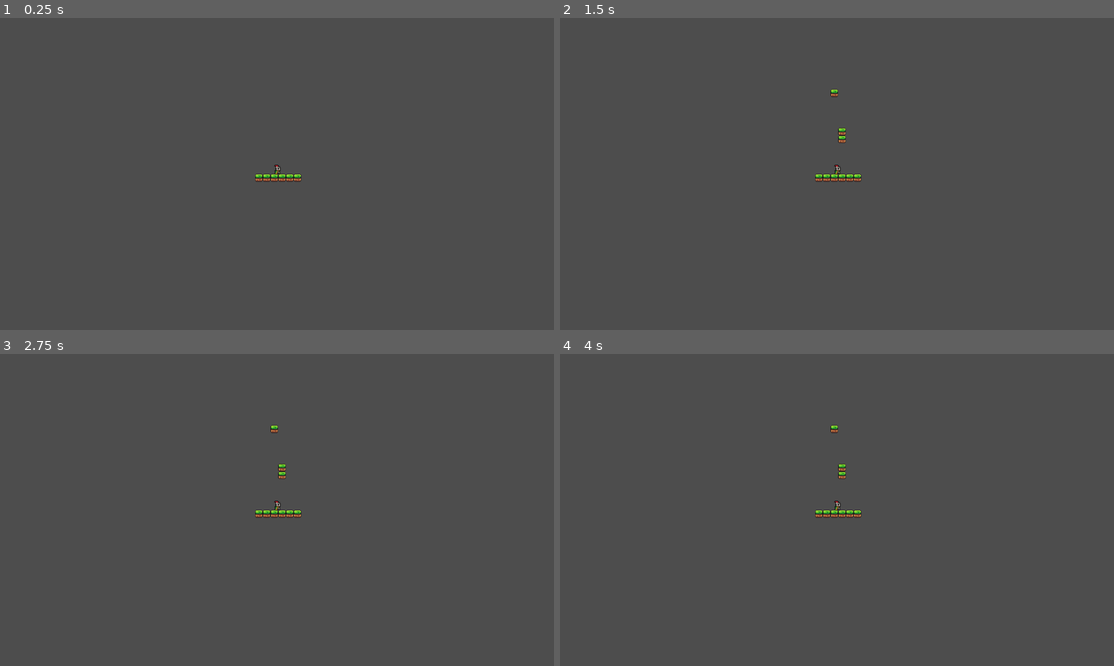
Above: before the commit, frames 1-4 (two rows, left to right).
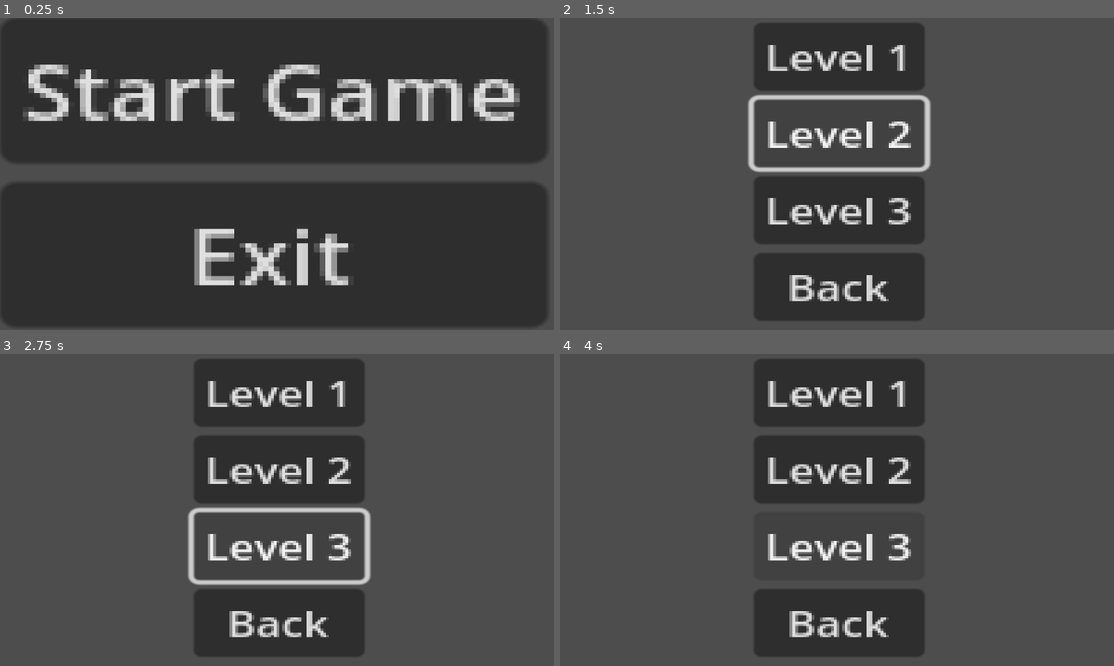
Above: after the commit, the same moments.

Repository: matt-neave/shapeEscape
Game: Godot game, scene res://scenes/menu.tscn
Two runs of this game, one before a commit and one after it. Both use one fixed random seed, a clock stepped at 60 frames per second and the inputs below. Before the commit the project starts from res://scenes/sample_world.tscn.
Inputs (mouse positions are in pixels of both pictures, inside the frame that each line leads up to):
- Up to frame 1 (0.25 s): no input
- Up to frame 2 (1.5 s): click (831, 89) at 0.5 s, where only the run after the commit has a clickable "Start Game"; click (837, 133) at 1.25 s, where only the run after the commit has a clickable "Level 2"
- Up to frame 3 (2.75 s): click (277, 547) at 2 s, where only the run after the commit has a clickable "Level 3"
- Up to frame 4 (4 s): click (837, 622) at 2.75 s, where only the run after the commit has a clickable "Back"; click (831, 425) at 3.5 s, where only the run after the commit has a clickable "Start Game"

The runs differ from the first frame. In frame 1, 88% of the frame differs, in the area x 0-99%, y 0-99%; in frame 2, 22%; in frame 3, 22%; in frame 4, 20%.

Commit message:
Added core scripts and menus for game loop

Diff:
--- a/map_resources/world_tile_set.tres
+++ b/map_resources/world_tile_set.tres
@@ -5,387 +5,133 @@
 [sub_resource type="TileSetAtlasSource" id="TileSetAtlasSource_8i5yj"]
 texture = ExtResource("1_d1ydt")
 0:0/0 = 0
-0:0/0/physics_layer_0/linear_velocity = Vector2(0, 0)
-0:0/0/physics_layer_0/angular_velocity = 0.0
 0:0/0/physics_layer_0/polygon_0/points = PackedVector2Array(-8, -8, 8, -8, 8, 8, -8, 8)
 1:0/0 = 0
-1:0/0/physics_layer_0/linear_velocity = Vector2(0, 0)
-1:0/0/physics_layer_0/angular_velocity = 0.0
 2:0/0 = 0
-2:0/0/physics_layer_0/linear_velocity = Vector2(0, 0)
-2:0/0/physics_layer_0/angular_velocity = 0.0
 3:0/0 = 0
-3:0/0/physics_layer_0/linear_velocity = Vector2(0, 0)
-3:0/0/physics_layer_0/angular_velocity = 0.0
 4:0/0 = 0
-4:0/0/physics_layer_0/linear_velocity = Vector2(0, 0)
-4:0/0/physics_layer_0/angular_velocity = 0.0
 5:0/0 = 0
-5:0/0/physics_layer_0/linear_velocity = Vector2(0, 0)
-5:0/0/physics_layer_0/angular_velocity = 0.0
 6:0/0 = 0
-6:0/0/physics_layer_0/linear_velocity = Vector2(0, 0)
-6:0/0/physics_layer_0/angular_velocity = 0.0
 7:0/0 = 0
-7:0/0/physics_layer_0/linear_velocity = Vector2(0, 0)
-7:0/0/physics_layer_0/angular_velocity = 0.0
 8:0/0 = 0
-8:0/0/physics_layer_0/linear_velocity = Vector2(0, 0)
-8:0/0/physics_layer_0/angular_velocity = 0.0
 9:0/0 = 0
-9:0/0/physics_layer_0/linear_velocity = Vector2(0, 0)
-9:0/0/physics_layer_0/angular_velocity = 0.0
 10:0/0 = 0
-10:0/0/physics_layer_0/linear_velocity = Vector2(0, 0)
-10:0/0/physics_layer_0/angular_velocity = 0.0
 11:0/0 = 0
-11:0/0/physics_layer_0/linear_velocity = Vector2(0, 0)
-11:0/0/physics_layer_0/angular_velocity = 0.0
 0:1/0 = 0
-0:1/0/physics_layer_0/linear_velocity = Vector2(0, 0)
-0:1/0/physics_layer_0/angular_velocity = 0.0
 1:1/0 = 0
-1:1/0/physics_layer_0/linear_velocity = Vector2(0, 0)
-1:1/0/physics_layer_0/angular_velocity = 0.0
 2:1/0 = 0
-2:1/0/physics_layer_0/linear_velocity = Vector2(0, 0)
-2:1/0/physics_layer_0/angular_velocity = 0.0
 3:1/0 = 0
-3:1/0/physics_layer_0/linear_velocity = Vector2(0, 0)
-3:1/0/physics_layer_0/angular_velocity = 0.0
 4:1/0 = 0
-4:1/0/physics_layer_0/linear_velocity = Vector2(0, 0)
-4:1/0/physics_layer_0/angular_velocity = 0.0
 5:1/0 = 0
-5:1/0/physics_layer_0/linear_velocity = Vector2(0, 0)
-5:1/0/physics_layer_0/angular_velocity = 0.0
 6:1/0 = 0
-6:1/0/physics_layer_0/linear_velocity = Vector2(0, 0)
-6:1/0/physics_layer_0/angular_velocity = 0.0
 7:1/0 = 0
-7:1/0/physics_layer_0/linear_velocity = Vector2(0, 0)
-7:1/0/physics_layer_0/angular_velocity = 0.0
 8:1/0 = 0
-8:1/0/physics_layer_0/linear_velocity = Vector2(0, 0)
-8:1/0/physics_layer_0/angular_velocity = 0.0
 9:1/0 = 0
-9:1/0/physics_layer_0/linear_velocity = Vector2(0, 0)
-9:1/0/physics_layer_0/angular_velocity = 0.0
 10:1/0 = 0
-10:1/0/physics_layer_0/linear_velocity = Vector2(0, 0)
-10:1/0/physics_layer_0/angular_velocity = 0.0
 11:1/0 = 0
-11:1/0/physics_layer_0/linear_velocity = Vector2(0, 0)
-11:1/0/physics_layer_0/angular_velocity = 0.0
 0:2/0 = 0
-0:2/0/physics_layer_0/linear_velocity = Vector2(0, 0)
-0:2/0/physics_layer_0/angular_velocity = 0.0
 1:2/0 = 0
-1:2/0/physics_layer_0/linear_velocity = Vector2(0, 0)
-1:2/0/physics_layer_0/angular_velocity = 0.0
 2:2/0 = 0
-2:2/0/physics_layer_0/linear_velocity = Vector2(0, 0)
-2:2/0/physics_layer_0/angular_velocity = 0.0
 3:2/0 = 0
-3:2/0/physics_layer_0/linear_velocity = Vector2(0, 0)
-3:2/0/physics_layer_0/angular_velocity = 0.0
 4:2/0 = 0
-4:2/0/physics_layer_0/linear_velocity = Vector2(0, 0)
-4:2/0/physics_layer_0/angular_velocity = 0.0
 5:2/0 = 0
-5:2/0/physics_layer_0/linear_velocity = Vector2(0, 0)
-5:2/0/physics_layer_0/angular_velocity = 0.0
 6:2/0 = 0
-6:2/0/physics_layer_0/linear_velocity = Vector2(0, 0)
-6:2/0/physics_layer_0/angular_velocity = 0.0
 7:2/0 = 0
-7:2/0/physics_layer_0/linear_velocity = Vector2(0, 0)
-7:2/0/physics_layer_0/angular_velocity = 0.0
 8:2/0 = 0
-8:2/0/physics_layer_0/linear_velocity = Vector2(0, 0)
-8:2/0/physics_layer_0/angular_velocity = 0.0
 9:2/0 = 0
-9:2/0/physics_layer_0/linear_velocity = Vector2(0, 0)
-9:2/0/physics_layer_0/angular_velocity = 0.0
 10:2/0 = 0
-10:2/0/physics_layer_0/linear_velocity = Vector2(0, 0)
-10:2/0/physics_layer_0/angular_velocity = 0.0
 11:2/0 = 0
-11:2/0/physics_layer_0/linear_velocity = Vector2(0, 0)
-11:2/0/physics_layer_0/angular_velocity = 0.0
 0:3/0 = 0
-0:3/0/physics_layer_0/linear_velocity = Vector2(0, 0)
-0:3/0/physics_layer_0/angular_velocity = 0.0
 1:3/0 = 0
-1:3/0/physics_layer_0/linear_velocity = Vector2(0, 0)
-1:3/0/physics_layer_0/angular_velocity = 0.0
 2:3/0 = 0
-2:3/0/physics_layer_0/linear_velocity = Vector2(0, 0)
-2:3/0/physics_layer_0/angular_velocity = 0.0
 5:3/0 = 0
-5:3/0/physics_layer_0/linear_velocity = Vector2(0, 0)
-5:3/0/physics_layer_0/angular_velocity = 0.0
 6:3/0 = 0
-6:3/0/physics_layer_0/linear_velocity = Vector2(0, 0)
-6:3/0/physics_layer_0/angular_velocity = 0.0
 7:3/0 = 0
-7:3/0/physics_layer_0/linear_velocity = Vector2(0, 0)
-7:3/0/physics_layer_0/angular_velocity = 0.0
 8:3/0 = 0
-8:3/0/physics_layer_0/linear_velocity = Vector2(0, 0)
-8:3/0/physics_layer_0/angular_velocity = 0.0
 9:3/0 = 0
-9:3/0/physics_layer_0/linear_velocity = Vector2(0, 0)
-9:3/0/physics_layer_0/angular_velocity = 0.0
 0:4/0 = 0
-0:4/0/physics_layer_0/linear_velocity = Vector2(0, 0)
-0:4/0/physics_layer_0/angular_velocity = 0.0
 1:4/0 = 0
-1:4/0/physics_layer_0/linear_velocity = Vector2(0, 0)
-1:4/0/physics_layer_0/angular_velocity = 0.0
 2:4/0 = 0
-2:4/0/physics_layer_0/linear_velocity = Vector2(0, 0)
-2:4/0/physics_layer_0/angular_velocity = 0.0
 3:4/0 = 0
-3:4/0/physics_layer_0/linear_velocity = Vector2(0, 0)
-3:4/0/physics_layer_0/angular_velocity = 0.0
 4:4/0 = 0
-4:4/0/physics_layer_0/linear_velocity = Vector2(0, 0)
-4:4/0/physics_layer_0/angular_velocity = 0.0
 5:4/0 = 0
-5:4/0/physics_layer_0/linear_velocity = Vector2(0, 0)
-5:4/0/physics_layer_0/angular_velocity = 0.0
 6:4/0 = 0
-6:4/0/physics_layer_0/linear_velocity = Vector2(0, 0)
-6:4/0/physics_layer_0/angular_velocity = 0.0
 7:4/0 = 0
-7:4/0/physics_layer_0/linear_velocity = Vector2(0, 0)
-7:4/0/physics_layer_0/angular_velocity = 0.0
 8:4/0 = 0
-8:4/0/physics_layer_0/linear_velocity = Vector2(0, 0)
-8:4/0/physics_layer_0/angular_velocity = 0.0
 9:4/0 = 0
-9:4/0/physics_layer_0/linear_velocity = Vector2(0, 0)
-9:4/0/physics_layer_0/angular_velocity = 0.0
 0:5/0 = 0
-0:5/0/physics_layer_0/linear_velocity = Vector2(0, 0)
-0:5/0/physics_layer_0/angular_velocity = 0.0
 1:5/0 = 0
-1:5/0/physics_layer_0/linear_velocity = Vector2(0, 0)
-1:5/0/physics_layer_0/angular_velocity = 0.0
 2:5/0 = 0
-2:5/0/physics_layer_0/linear_velocity = Vector2(0, 0)
-2:5/0/physics_layer_0/angular_velocity = 0.0
 3:5/0 = 0
-3:5/0/physics_layer_0/linear_velocity = Vector2(0, 0)
-3:5/0/physics_layer_0/angular_velocity = 0.0
 4:5/0 = 0
-4:5/0/physics_layer_0/linear_velocity = Vector2(0, 0)
-4:5/0/physics_layer_0/angular_velocity = 0.0
 5:5/0 = 0
-5:5/0/physics_layer_0/linear_velocity = Vector2(0, 0)
-5:5/0/physics_layer_0/angular_velocity = 0.0
 6:5/0 = 0
-6:5/0/physics_layer_0/linear_velocity = Vector2(0, 0)
-6:5/0/physics_layer_0/angular_velocity = 0.0
 7:5/0 = 0
-7:5/0/physics_layer_0/linear_velocity = Vector2(0, 0)
-7:5/0/physics_layer_0/angular_velocity = 0.0
 8:5/0 = 0
-8:5/0/physics_layer_0/linear_velocity = Vector2(0, 0)
-8:5/0/physics_layer_0/angular_velocity = 0.0
 1:6/0 = 0
-1:6/0/physics_layer_0/linear_velocity = Vector2(0, 0)
-1:6/0/physics_layer_0/angular_velocity = 0.0
 2:6/0 = 0
-2:6/0/physics_layer_0/linear_velocity = Vector2(0, 0)
-2:6/0/physics_layer_0/angular_velocity = 0.0
 3:6/0 = 0
-3:6/0/physics_layer_0/linear_velocity = Vector2(0, 0)
-3:6/0/physics_layer_0/angular_velocity = 0.0
 4:6/0 = 0
-4:6/0/physics_layer_0/linear_velocity = Vector2(0, 0)
-4:6/0/physics_layer_0/angular_velocity = 0.0
 5:6/0 = 0
-5:6/0/physics_layer_0/linear_velocity = Vector2(0, 0)
-5:6/0/physics_layer_0/angular_velocity = 0.0
 6:6/0 = 0
-6:6/0/physics_layer_0/linear_velocity = Vector2(0, 0)
-6:6/0/physics_layer_0/angular_velocity = 0.0
 7:6/0 = 0
-7:6/0/physics_layer_0/linear_velocity = Vector2(0, 0)
-7:6/0/physics_layer_0/angular_velocity = 0.0
 8:6/0 = 0
-8:6/0/physics_layer_0/linear_velocity = Vector2(0, 0)
-8:6/0/physics_layer_0/angular_velocity = 0.0
 0:7/0 = 0
-0:7/0/physics_layer_0/linear_velocity = Vector2(0, 0)
-0:7/0/physics_layer_0/angular_velocity = 0.0
 1:7/0 = 0
-1:7/0/physics_layer_0/linear_velocity = Vector2(0, 0)
-1:7/0/physics_layer_0/angular_velocity = 0.0
 3:7/0 = 0
-3:7/0/physics_layer_0/linear_velocity = Vector2(0, 0)
-3:7/0/physics_layer_0/angular_velocity = 0.0
 5:7/0 = 0
-5:7/0/physics_layer_0/linear_velocity = Vector2(0, 0)
-5:7/0/physics_layer_0/angular_velocity = 0.0
 6:7/0 = 0
-6:7/0/physics_layer_0/linear_velocity = Vector2(0, 0)
-6:7/0/physics_layer_0/angular_velocity = 0.0
 7:7/0 = 0
-7:7/0/physics_layer_0/linear_velocity = Vector2(0, 0)
-7:7/0/physics_layer_0/angular_velocity = 0.0
 8:7/0 = 0
-8:7/0/physics_layer_0/linear_velocity = Vector2(0, 0)
-8:7/0/physics_layer_0/angular_velocity = 0.0
 0:8/0 = 0
-0:8/0/physics_layer_0/linear_velocity = Vector2(0, 0)
-0:8/0/physics_layer_0/angular_velocity = 0.0
 1:8/0 = 0
-1:8/0/physics_layer_0/linear_velocity = Vector2(0, 0)
-1:8/0/physics_layer_0/angular_velocity = 0.0
 2:8/0 = 0
-2:8/0/physics_layer_0/linear_velocity = Vector2(0, 0)
-2:8/0/physics_layer_0/angular_velocity = 0.0
 3:8/0 = 0
-3:8/0/physics_layer_0/linear_velocity = Vector2(0, 0)
-3:8/0/physics_layer_0/angular_velocity = 0.0
 4:8/0 = 0
-4:8/0/physics_layer_0/linear_velocity = Vector2(0, 0)
-4:8/0/physics_layer_0/angular_velocity = 0.0
 5:8/0 = 0
-5:8/0/physics_layer_0/linear_velocity = Vector2(0, 0)
-5:8/0/physics_layer_0/angular_velocity = 0.0
 6:8/0 = 0
-6:8/0/physics_layer_0/linear_velocity = Vector2(0, 0)
-6:8/0/physics_layer_0/angular_velocity = 0.0
 7:8/0 = 0
-7:8/0/physics_layer_0/linear_velocity = Vector2(0, 0)
-7:8/0/physics_layer_0/angular_velocity = 0.0
 8:8/0 = 0
-8:8/0/physics_layer_0/linear_velocity = Vector2(0, 0)
-8:8/0/physics_layer_0/angular_velocity = 0.0
 0:9/0 = 0
-0:9/0/physics_layer_0/linear_velocity = Vector2(0, 0)
-0:9/0/physics_layer_0/angular_velocity = 0.0
 1:9/0 = 0
-1:9/0/physics_layer_0/linear_velocity = Vector2(0, 0)
-1:9/0/physics_layer_0/angular_velocity = 0.0
 2:9/0 = 0
-2:9/0/physics_layer_0/linear_velocity = Vector2(0, 0)
-2:9/0/physics_layer_0/angular_velocity = 0.0
 3:9/0 = 0
-3:9/0/physics_layer_0/linear_velocity = Vector2(0, 0)
-3:9/0/physics_layer_0/angular_velocity = 0.0
 4:9/0 = 0
-4:9/0/physics_layer_0/linear_velocity = Vector2(0, 0)
-4:9/0/physics_layer_0/angular_velocity = 0.0
 5:9/0 = 0
-5:9/0/physics_layer_0/linear_velocity = Vector2(0, 0)
-5:9/0/physics_layer_0/angular_velocity = 0.0
 6:9/0 = 0
-6:9/0/physics_layer_0/linear_velocity = Vector2(0, 0)
-6:9/0/physics_layer_0/angular_velocity = 0.0
 7:9/0 = 0
-7:9/0/physics_layer_0/linear_velocity = Vector2(0, 0)
-7:9/0/physics_layer_0/angular_velocity = 0.0
 0:10/0 = 0
-0:10/0/physics_layer_0/linear_velocity = Vector2(0, 0)
-0:10/0/physics_layer_0/angular_velocity = 0.0
 1:10/0 = 0
-1:10/0/physics_layer_0/linear_velocity = Vector2(0, 0)
-1:10/0/physics_layer_0/angular_velocity = 0.0
 2:10/0 = 0
-2:10/0/physics_layer_0/linear_velocity = Vector2(0, 0)
-2:10/0/physics_layer_0/angular_velocity = 0.0
 3:10/0 = 0
-3:10/0/physics_layer_0/linear_velocity = Vector2(0, 0)
-3:10/0/physics_layer_0/angular_velocity = 0.0
 4:10/0 = 0
-4:10/0/physics_layer_0/linear_velocity = Vector2(0, 0)
-4:10/0/physics_layer_0/angular_velocity = 0.0
 6:10/0 = 0
-6:10/0/physics_layer_0/linear_velocity = Vector2(0, 0)
-6:10/0/physics_layer_0/angular_velocity = 0.0
 0:11/0 = 0
-0:11/0/physics_layer_0/linear_velocity = Vector2(0, 0)
-0:11/0/physics_layer_0/angular_velocity = 0.0
 1:11/0 = 0
-1:11/0/physics_layer_0/linear_velocity = Vector2(0, 0)
-1:11/0/physics_layer_0/angular_velocity = 0.0
 2:11/0 = 0
-2:11/0/physics_layer_0/linear_velocity = Vector2(0, 0)
-2:11/0/physics_layer_0/angular_velocity = 0.0
 3:11/0 = 0
-3:11/0/physics_layer_0/linear_velocity = Vector2(0, 0)
-3:11/0/physics_layer_0/angular_velocity = 0.0
 4:11/0 = 0
-4:11/0/physics_layer_0/linear_velocity = Vector2(0, 0)
-4:11/0/physics_layer_0/angular_velocity = 0.0
 5:11/0 = 0
-5:11/0/physics_layer_0/linear_velocity = Vector2(0, 0)
-5:11/0/physics_layer_0/angular_velocity = 0.0
 0:12/0 = 0
-0:12/0/physics_layer_0/linear_velocity = Vector2(0, 0)
-0:12/0/physics_layer_0/angular_velocity = 0.0
 1:12/0 = 0
-1:12/0/physics_layer_0/linear_velocity = Vector2(0, 0)
-1:12/0/physics_layer_0/angular_velocity = 0.0
 2:12/0 = 0
-2:12/0/physics_layer_0/linear_velocity = Vector2(0, 0)
-2:12/0/physics_layer_0/angular_velocity = 0.0
 3:12/0 = 0
-3:12/0/physics_layer_0/linear_velocity = Vector2(0, 0)
-3:12/0/physics_layer_0/angular_velocity = 0.0
 4:12/0 = 0
-4:12/0/physics_layer_0/linear_velocity = Vector2(0, 0)
-4:12/0/physics_layer_0/angular_velocity = 0.0
 0:13/0 = 0
-0:13/0/physics_layer_0/linear_velocity = Vector2(0, 0)
-0:13/0/physics_layer_0/angular_velocity = 0.0
 1:13/0 = 0
-1:13/0/physics_layer_0/linear_velocity = Vector2(0, 0)
-1:13/0/physics_layer_0/angular_velocity = 0.0
 2:13/0 = 0
-2:13/0/physics_layer_0/linear_velocity = Vector2(0, 0)
-2:13/0/physics_layer_0/angular_velocity = 0.0
 3:13/0 = 0
-3:13/0/physics_layer_0/linear_velocity = Vector2(0, 0)
-3:13/0/physics_layer_0/angular_velocity = 0.0
 4:13/0 = 0
-4:13/0/physics_layer_0/linear_velocity = Vector2(0, 0)
-4:13/0/physics_layer_0/angular_velocity = 0.0
 5:13/0 = 0
-5:13/0/physics_layer_0/linear_velocity = Vector2(0, 0)
-5:13/0/physics_layer_0/angular_velocity = 0.0
 0:14/0 = 0
-0:14/0/physics_layer_0/linear_velocity = Vector2(0, 0)
-0:14/0/physics_layer_0/angular_velocity = 0.0
 1:14/0 = 0
-1:14/0/physics_layer_0/linear_velocity = Vector2(0, 0)
-1:14/0/physics_layer_0/angular_velocity = 0.0
 2:14/0 = 0
-2:14/0/physics_layer_0/linear_velocity = Vector2(0, 0)
-2:14/0/physics_layer_0/angular_velocity = 0.0
 3:14/0 = 0
-3:14/0/physics_layer_0/linear_velocity = Vector2(0, 0)
-3:14/0/physics_layer_0/angular_velocity = 0.0
 4:14/0 = 0
-4:14/0/physics_layer_0/linear_velocity = Vector2(0, 0)
-4:14/0/physics_layer_0/angular_velocity = 0.0
 0:15/0 = 0
-0:15/0/physics_layer_0/linear_velocity = Vector2(0, 0)
-0:15/0/physics_layer_0/angular_velocity = 0.0
 1:15/0 = 0
-1:15/0/physics_layer_0/linear_velocity = Vector2(0, 0)
-1:15/0/physics_layer_0/angular_velocity = 0.0
 2:15/0 = 0
-2:15/0/physics_layer_0/linear_velocity = Vector2(0, 0)
-2:15/0/physics_layer_0/angular_velocity = 0.0
 3:15/0 = 0
-3:15/0/physics_layer_0/linear_velocity = Vector2(0, 0)
-3:15/0/physics_layer_0/angular_velocity = 0.0
 
 [resource]
 physics_layer_0/collision_layer = 1
--- a/project.godot
+++ b/project.godot
@@ -11,8 +11,8 @@
 [application]
 
 config/name="shape_escape"
-run/main_scene="res://scenes/sample_world.tscn"
-config/features=PackedStringArray("4.2", "Forward Plus")
+run/main_scene="res://scenes/menu.tscn"
+config/features=PackedStringArray("4.3", "Forward Plus")
 config/icon="res://icon.svg"
 
 [autoload]
--- /dev/null
+++ b/scenes/level_select.tscn
@@ -0,0 +1,38 @@
+[gd_scene load_steps=2 format=3 uid="uid://bsdln3h82ser3"]
+
+[ext_resource type="Script" path="res://scripts/level-select.gd" id="1_p1s7e"]
+
+[node name="LevelSelect" type="Control"]
+layout_mode = 3
+anchors_preset = 0
+
+[node name="CenterContainer" type="CenterContainer" parent="."]
+offset_left = 305.0
+offset_top = 10.0
+offset_right = 401.0
+offset_bottom = 146.0
+scale = Vector2(5.71514, 4.55265)
+
+[node name="VBoxContainer" type="VBoxContainer" parent="CenterContainer"]
+layout_mode = 2
+script = ExtResource("1_p1s7e")
+
+[node name="Level1" type="Button" parent="CenterContainer/VBoxContainer"]
+layout_mode = 2
+text = "Level 1
+"
+
+[node name="Level2" type="Button" parent="CenterContainer/VBoxContainer"]
+layout_mode = 2
+text = "Level 2
+"
+
+[node name="Level3" type="Button" parent="CenterContainer/VBoxContainer"]
+layout_mode = 2
+text = "Level 3
+"
+
+[node name="Back" type="Button" parent="CenterContainer/VBoxContainer"]
+layout_mode = 2
+text = "Back
+"
--- /dev/null
+++ b/scenes/menu.tscn
@@ -0,0 +1,28 @@
+[gd_scene load_steps=3 format=3 uid="uid://ccwmoxj4dhdc8"]
+
+[ext_resource type="Script" path="res://scripts/start_button.gd" id="1_i7b7b"]
+[ext_resource type="Script" path="res://scripts/exit_button.gd" id="1_jacub"]
+
+[node name="Menu" type="Control"]
+layout_mode = 3
+anchors_preset = 0
+
+[node name="CenterContainer" type="CenterContainer" parent="."]
+layout_mode = 1
+offset_right = 96.0
+offset_bottom = 66.0
+scale = Vector2(11.8422, 9.74002)
+
+[node name="VBoxContainer" type="VBoxContainer" parent="CenterContainer"]
+layout_mode = 2
+
+[node name="Start" type="Button" parent="CenterContainer/VBoxContainer"]
+layout_mode = 2
+text = "Start Game"
+script = ExtResource("1_i7b7b")
+
+[node name="Exit" type="Button" parent="CenterContainer/VBoxContainer"]
+layout_mode = 2
+text = "Exit
+"
+script = ExtResource("1_jacub")
--- a/scenes/sample_world.tscn
+++ b/scenes/sample_world.tscn
@@ -1,8 +1,13 @@
-[gd_scene load_steps=4 format=3 uid="uid://cpbgad7xpvgim"]
+[gd_scene load_steps=7 format=3 uid="uid://cpbgad7xpvgim"]
 
 [ext_resource type="TileSet" uid="uid://brbpok4okhehv" path="res://map_resources/world_tile_set.tres" id="1_3xljd"]
 [ext_resource type="Script" path="res://scripts/tile_draw_controller.gd" id="2_x5ed3"]
 [ext_resource type="PackedScene" uid="uid://c6bm4f81i0hg8" path="res://scenes/player.tscn" id="2_xc0v7"]
+[ext_resource type="Script" path="res://scripts/goal.gd" id="4_ylrk4"]
+
+[sub_resource type="RectangleShape2D" id="RectangleShape2D_ut35c"]
+
+[sub_resource type="ImageTexture" id="ImageTexture_ulrd1"]
 
 [node name="SampleWorld" type="Node2D"]
 
@@ -12,8 +17,20 @@
 layer_0/name = "base_map"
 layer_0/tile_data = PackedInt32Array(65533, 0, 0, 65534, 0, 0, 65535, 0, 0, 0, 0, 0, 1, 0, 0, 2, 0, 0)
 layer_1/name = "placed_tiles"
-layer_1/tile_data = PackedInt32Array()
 script = ExtResource("2_x5ed3")
 
 [node name="Player" parent="." instance=ExtResource("2_xc0v7")]
 position = Vector2(-1, 0)
+
+[node name="Goal" type="Area2D" parent="."]
+position = Vector2(136.625, -3.875)
+script = ExtResource("4_ylrk4")
+
+[node name="CollisionShape2D" type="CollisionShape2D" parent="Goal"]
+position = Vector2(-96.625, -6.125)
+shape = SubResource("RectangleShape2D_ut35c")
+
+[node name="Sprite2D" type="Sprite2D" parent="Goal"]
+texture = SubResource("ImageTexture_ulrd1")
+
+[connection signal="body_entered" from="Goal" to="Goal" method="_on_LevelCompleteTrigger_body_entered"]
--- /dev/null
+++ b/scripts/exit_button.gd
@@ -0,0 +1,4 @@
+extends Button
+
+func _pressed() -> void:
+	get_tree().quit()
--- /dev/null
+++ b/scripts/game_manager.gd
@@ -0,0 +1,33 @@
+extends Node
+
+enum GameState {
+	MENU,
+	LEVEL_SELECT,
+	GAMEPLAY
+}
+
+var levels = ["res://scenes/sample_world.tscn"]
+var current_level_index = 0
+
+
+var current_state: GameState = GameState.MENU
+
+func _ready():
+	_go_to_menu()
+
+func _go_to_menu():
+	current_state = GameState.MENU
+	get_tree().change_scene("res://scenes/menu.tscn")
+
+func _go_to_level_select():
+	current_state = GameState.LEVEL_SELECT
+	get_tree().change_scene("res://scenes/level_select.tscn")
+
+func _start_level(level_path: String):
+	level_path = levels[current_level_index]
+	current_state = GameState.GAMEPLAY
+	get_tree().change_scene(level_path)
+
+func _on_level_complete():
+	current_level_index += 1
+	_go_to_level_select()
--- /dev/null
+++ b/scripts/goal.gd
@@ -0,0 +1,21 @@
+extends Area2D
+
+
+# Called when the node enters the scene tree for the first time.
+func _ready() -> void:
+	pass # Replace with function body.
+
+@onready var game_manager = get_node("res://scenes/level_select.tscn")
+
+# Function called when another body enters the trigger area
+func _on_LevelCompleteTrigger_body_entered(body):
+	if body.name == "Player":  # Assuming your player character's name is "Player"
+		game_manager._on_level_complete()  # Call the level complete function
+	else:
+		print("woah")
+		print(body.name)
+
+
+# Called every frame. 'delta' is the elapsed time since the previous frame.
+func _process(delta: float) -> void:
+	pass
--- /dev/null
+++ b/scripts/level-select.gd
@@ -0,0 +1,38 @@
+#extends VBoxContainer
+#
+#
+## Called when the node enters the scene tree for the first time.
+#func _ready() -> void:
+	#pass # Replace with function body.
+#
+#
+## Called every frame. 'delta' is the elapsed time since the previous frame.
+#func _process(delta: float) -> void:
+	#pass
+
+
+extends VBoxContainer
+
+# Function to be called when the node enters the scene tree
+func _ready() -> void:
+	# Connect button signals to the corresponding functions
+	$Level1.pressed.connect(_on_Level1_pressed)
+	#$Level2.pressed.connect(_on_Level2_pressed)
+	#$Level3.pressed.connect(_on_Level3_pressed)
+	$Back.pressed.connect(_on_Back_pressed)
+
+# Function for when Level1 button is pressed
+func _on_Level1_pressed() -> void:
+	get_tree().change_scene_to_file("res://Scenes/sample_world.tscn")
+
+## Function for when Level2 button is pressed
+#func _on_Level2_pressed() -> void:
+	#get_tree().change_scene_to_file("res://Scenes/Level2.tscn")
+#
+## Function for when Level3 button is pressed
+#func _on_Level3_pressed() -> void:
+	#get_tree().change_scene_to_file("res://Scenes/Level3.tscn")
+
+# Function for when Back button is pressed
+func _on_Back_pressed() -> void:
+	get_tree().change_scene_to_file("res://Scenes/menu.tscn")  # Replace with your actual menu scene path
--- /dev/null
+++ b/scripts/start_button.gd
@@ -0,0 +1,5 @@
+extends Button
+var level_scene_path = "res://scenes/level_select.tscn"
+
+func _pressed():
+	get_tree().change_scene_to_file(level_scene_path)
--- a/scripts/tile_draw_controller.gd
+++ b/scripts/tile_draw_controller.gd
@@ -51,7 +51,7 @@
 	shapes.pop_front()
 
 func _check_scale_shape():
-	var scale = 2
+	var scale = 3
 	var mouse_pos = get_global_mouse_position()
 	var cell_pos = local_to_map(mouse_pos)
 	if get_used_cells(1).has(cell_pos):
